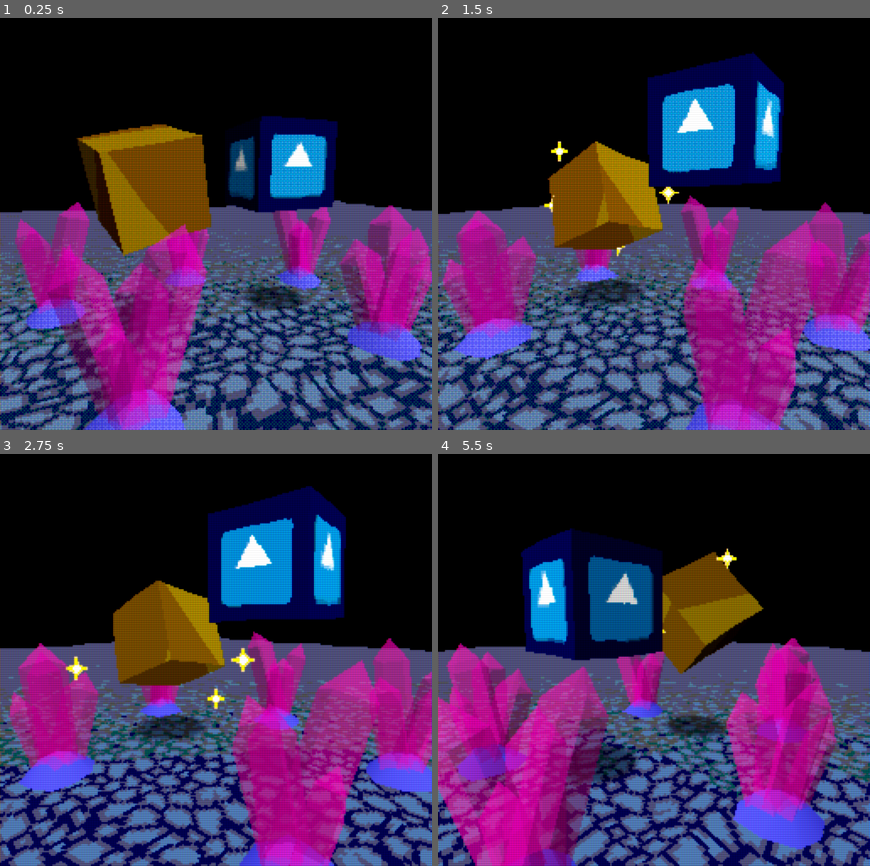
Above: before the commit, frames 1-4 (two rows, left to right).
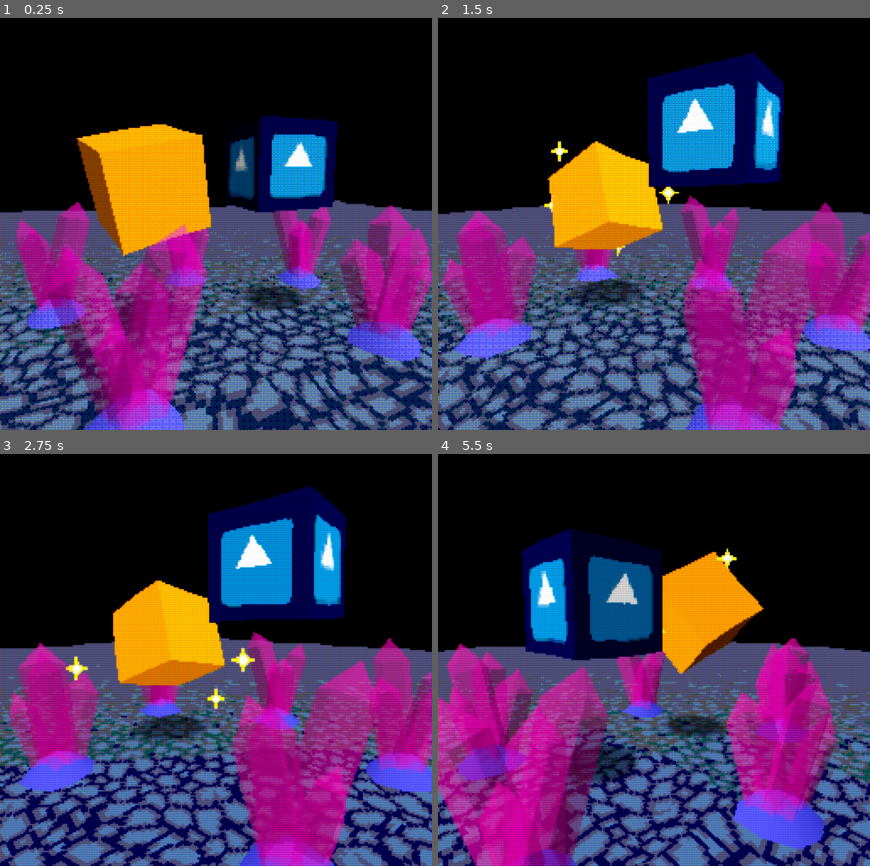
Above: after the commit, the same moments.

Repository: MenacingMecha/godot-psx-style-demo
Game: Godot game, scene res://post_process/pp_stack.tscn
Same seed, same stepped clock (60 frames per second), same inputs: the game is played once before the commit and once after it. The engine's default icon, where the game draws it, is replaced by a stand-in: a white triangle on a blue panel in a dark square.
Inputs:
- Up to frame 1 (0.25 s): no input
- Up to frame 2 (1.5 s): tap Enter (ui_accept) at 0.5, 0.77 s; tap 2 (kb_2) at 0.6, 1.35 s
- Up to frame 3 (2.75 s): tap Enter (ui_accept) at 1.52 s; tap 2 (kb_2) at 2.1 s
- Up to frame 4 (5.5 s): tap 2 (kb_2) every 0.75 s from 2.85 to 5.1 s; tap Enter (ui_accept) at 3.02, 3.77, 4.52 s

The runs differ from the first frame. In frame 1, 7.3% of the frame differs, in the area x 17-49%, y 25-58%; in frame 2, 5.3%; in frame 3, 5.2%; in frame 4, 4.4%.

Commit message:
Overhauled metal shader to use single texture

Diff:
--- a/shaders/psx_lit_metal.shader
+++ b/shaders/psx_lit_metal.shader
@@ -1,11 +1,10 @@
 shader_type spatial;
 render_mode diffuse_lambert_wrap, vertex_lighting, cull_disabled, shadows_disabled, depth_draw_opaque;
+// render_mode diffuse_lambert, vertex_lighting, cull_disabled, shadows_disabled, depth_draw_opaque;
 
 uniform float precision_multiplier : hint_range(0.0, 1.0) = 1.0;
 uniform vec4 modulate_color : hint_color = vec4(1.0);
-uniform vec4 metal_modulate_color : hint_color = vec4(1.0);
-uniform samplerCube cubemap;
-uniform vec3 cubemap_uv_scale = vec3(1.0);
+uniform sampler2D metal_tex : hint_albedo;
 uniform int color_depth = 15;
 uniform bool dither_enabled = true;
 uniform bool fog_enabled = true;
@@ -13,7 +12,6 @@
 uniform float min_fog_distance : hint_range(0, 100) = 10;
 uniform float max_fog_distance : hint_range(0, 100) = 40;
 
-varying vec3 cubemap_UV;
 varying float fog_weight;
 varying float vertex_distance;
 
@@ -46,22 +44,6 @@
 
 	fog_weight = inv_lerp(min_fog_distance, max_fog_distance, vertex_distance);
 	fog_weight = clamp(fog_weight, 0, 1);
-
-	// define cubemap UV
-	// https://godotforums.org/discussion/15406/cubemap-reflections-cubic-environment-mapping
-	vec4 invcamx = INV_CAMERA_MATRIX[0];
-	vec4 invcamy = INV_CAMERA_MATRIX[1];
-	vec4 invcamz = INV_CAMERA_MATRIX[2];
-	vec4 invcamw = INV_CAMERA_MATRIX[3];
-
-	vec3 CameraPosition = -invcamw.xyz * mat3( invcamx.xyz, invcamy.xyz, invcamz.xyz );
-
-	vec3 vertexW = (WORLD_MATRIX * vec4(VERTEX, 0.0)).xyz; 		//vertex from model to world space
-	vec3 N = normalize(WORLD_MATRIX * vec4(NORMAL.x, NORMAL.y, NORMAL.z, 0.0)).xyz;	//normal from model space to world space
-	vec3 I = normalize(vertexW - CameraPosition);				//incident vector (from camera to vertex)
-	vec3 R = reflect(I, N);					//reflection vector (from vertex to cube map)
-	R.z *= -1.0;
-	cubemap_UV = R;
 }
 
 float get_dither_brightness(vec3 albedo, vec4 fragcoord)
@@ -107,8 +89,8 @@
 void fragment()
 {
 	ALBEDO = (COLOR * modulate_color).rgb;
-	vec4 cube_tex = texture(cubemap, cubemap_UV * cubemap_uv_scale) * metal_modulate_color;
-	ALBEDO *= cube_tex.rgb;
+	vec2 metal_uv = vec2(NORMAL.x / 2.0 + 0.5, (-NORMAL.y) / 2.0 + 0.5);  // Special thanks to Adam McLaughlan
+	ALBEDO *= (texture(metal_tex, metal_uv)).rgb;
 	ALBEDO = fog_enabled ? mix(ALBEDO, fog_color.rgb, fog_weight) : ALBEDO;
 	ALBEDO = dither_enabled ? ALBEDO * get_dither_brightness(ALBEDO, FRAGCOORD) : ALBEDO;
 	ALBEDO = band_color(ALBEDO, color_depth);
--- a/shaders/psx_unlit_metal.shader
+++ b/shaders/psx_unlit_metal.shader
@@ -3,9 +3,7 @@
 
 uniform float precision_multiplier : hint_range(0.0, 1.0) = 1.0;
 uniform vec4 modulate_color : hint_color = vec4(1.0);
-uniform vec4 metal_modulate_color : hint_color = vec4(1.0);
-uniform samplerCube cubemap;
-uniform vec3 cubemap_uv_scale = vec3(1.0);
+uniform sampler2D metal_tex : hint_albedo;
 uniform int color_depth = 15;
 uniform bool dither_enabled = true;
 uniform bool fog_enabled = true;
@@ -13,7 +11,6 @@
 uniform float min_fog_distance : hint_range(0, 100) = 10;
 uniform float max_fog_distance : hint_range(0, 100) = 40;
 
-varying vec3 cubemap_UV;
 varying float fog_weight;
 varying float vertex_distance;
 
@@ -44,25 +41,8 @@
 
 	vertex_distance = length((MODELVIEW_MATRIX * vec4(VERTEX, 1.0)));
 
-
 	fog_weight = inv_lerp(min_fog_distance, max_fog_distance, vertex_distance);
 	fog_weight = clamp(fog_weight, 0, 1);
-
-	// define cubemap UV
-	// https://godotforums.org/discussion/15406/cubemap-reflections-cubic-environment-mapping
-	vec4 invcamx = INV_CAMERA_MATRIX[0];
-	vec4 invcamy = INV_CAMERA_MATRIX[1];
-	vec4 invcamz = INV_CAMERA_MATRIX[2];
-	vec4 invcamw = INV_CAMERA_MATRIX[3];
-
-	vec3 CameraPosition = -invcamw.xyz * mat3( invcamx.xyz, invcamy.xyz, invcamz.xyz );
-
-	vec3 vertexW = (WORLD_MATRIX * vec4(VERTEX, 0.0)).xyz; 		//vertex from model to world space
-	vec3 N = normalize(WORLD_MATRIX * vec4(NORMAL.x, NORMAL.y, NORMAL.z, 0.0)).xyz;	//normal from model space to world space
-	vec3 I = normalize(vertexW - CameraPosition);				//incident vector (from camera to vertex)
-	vec3 R = reflect(I, N);					//reflection vector (from vertex to cube map)
-	R.z *= -1.0;
-	cubemap_UV = R;
 }
 
 float get_dither_brightness(vec3 albedo, vec4 fragcoord)
@@ -108,8 +88,8 @@
 void fragment()
 {
 	ALBEDO = (COLOR * modulate_color).rgb;
-	vec4 tex = texture(cubemap, cubemap_UV * cubemap_uv_scale) * metal_modulate_color;
-	ALBEDO *= tex.rgb;
+	vec2 metal_uv = vec2(NORMAL.x / 2.0 + 0.5, (-NORMAL.y) / 2.0 + 0.5);  // Special thanks to Adam McLaughlan
+	ALBEDO *= (texture(metal_tex, metal_uv)).rgb;
 	ALBEDO = fog_enabled ? mix(ALBEDO, fog_color.rgb, fog_weight) : ALBEDO;
 	ALBEDO = dither_enabled ? ALBEDO * get_dither_brightness(ALBEDO, FRAGCOORD) : ALBEDO;
 	ALBEDO = band_color(ALBEDO, color_depth);
Binary file added: world/bevel-box.glb
Not shown, added: world/bevel-box.glb.import
